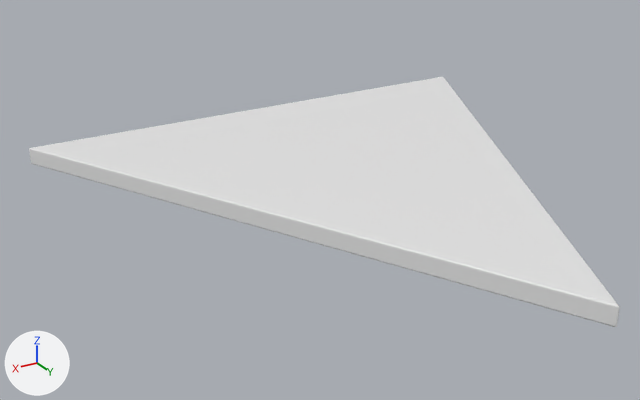
An edit to the FBX model astoria-game/Assets/_NewConstruction/TriangleFoundation.fbx, drawn before and after from the same camera.
Camera for both pictures: a camera (50 mm lens) standing at (2.533, 3.466, 1.828) and looking at (0.343, -0.184, 0.003). The axes (+X, +Y, +Z) are drawn at lower left. The lights are the same throughout. Where no turn or scale is listed for an object, it has been applied to the vertices.

The first picture shows 'TriangleFoundation'.
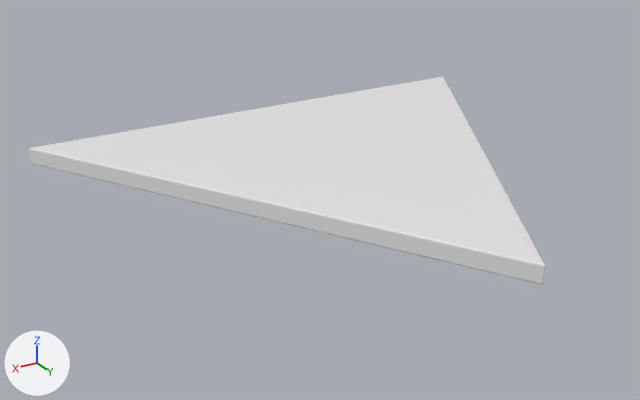
The newer file is also turned or shifted as a whole; pictures and numbers use the older file's frame.

Boxes (x1, y1, x2, y2) around the edits, measured in the pictures (640 x 400 px; the box of a moved part takes in the faces that stretch with it):
part 1 of me_cube_011, moved or reshaped
    before: (45, 77, 620, 327)
    after: (45, 77, 546, 285)

What changed in the scene script:
```text
Change me_cube_011:
    used by ob_trianglefoundation; location = (0.0, 0.0, 0.0)
    remove me_cube_011.from_pydata(...)  # 42 vertices, 41 faces; spans x -1.5..1.5, y -1.5..1.5, z 0.0..0.1
    add me_cube_011.from_pydata(...)  # 42 vertices, 41 faces; spans x -1.5..1.5, y -1.5..1.09, z 0.0..0.1
    me_cube_011 part 1
    5 faces are deleted
    10 vertices in x 0.0, y 1.48..1.49, z 0.0..0.1 move by (0.0, -0.4, 0.0)
    5 vertices move from x 0.0..1.49, y -1.5..1.5, z 0.01..0.1 to x -0.01..1.49, y -1.5..1.09, z 0.01..0.1
    5 new faces join them
```
